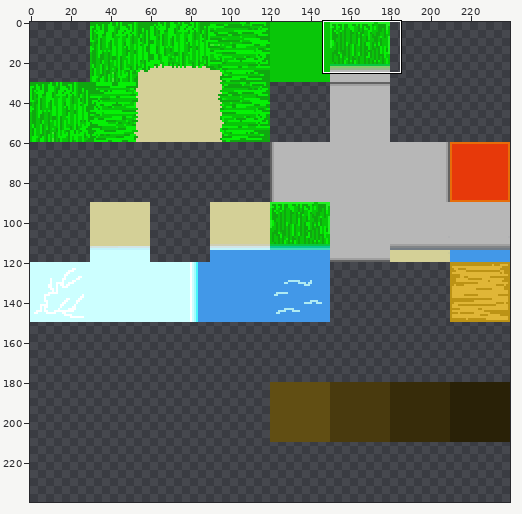
Edited in one commit: sprite sheet (PottumaaJava/bin/Tilesets/grasstileset3.png). Above: a wide view before the commit, with the close-up outlined.
Close-up. As it was:
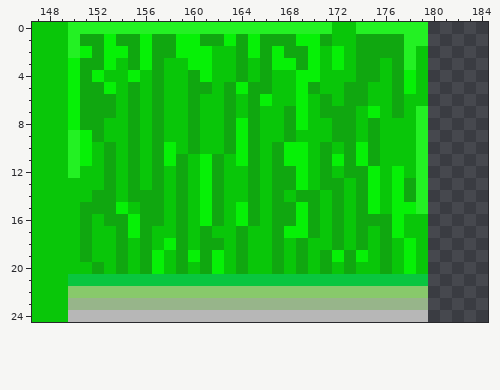
The file is 240x240 pixels. Colours within 5 levels of each other are drawn and written as one. Shown: x 147..184, y 0..24. The commit also changed other parts of the picture, which this record leaves out.
After the commit:
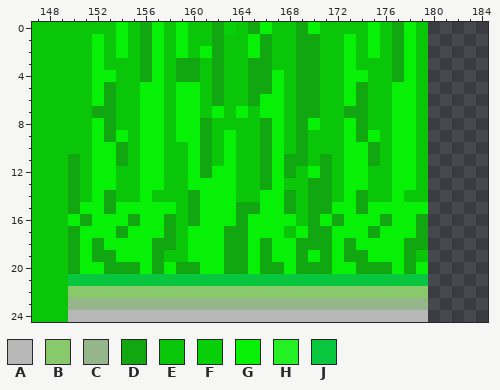
Palette (. is transparent): A #b7b7b7  B #88c96b  C #97b58a  D #10a710  E #09c609  F #08d008  G #06f106  H #23f123  J #09c63f
Diff:
Changed rows in their new state; - is an unchanged pixel.
first column x 150:
 0 EEEEGEDGEGEEDFEDGEEDGE--EGEDGE
 1 EEGEGEDGE-EE-EE--EEDDE-GEGE-GE
 2 EEGE-EDGE-E-D-E--EE-D-EGEGE-G-
 3 EEGE-EDG-DDED-ED-EE-D-EGEE--G-
 4 EE-G-EDG-D-ED-ED-G-DD--GGE----
 5 EEGD-EGG-GGEDEE--G-D---G---G--
 6 EEG--EGG-GG-DE---G-DDE-G---GG-
 7 EE---EGG-GG-GEGEGGEDDEE-DE-GGE
 8 EEGD-EGG-GGD-EEEDGEDG-EGDE-GGE
 9 EEGDGEGG-GGD-GEEDGED--EGDG-GGE
10 EEGGDEGGE-GD-GEEDGED-E-G---GGE
11 DEGGDEGGEEGDEGEEDGDD--EG---GGE
12 D-GG-EGG-EGDGG-EDG-EG--GGE--GE
13 D-GG-EGG-EG-GG-EDGEED-EGGE--GE
14 D-G--EGE-ED-GG-EGGDE-DEG-E--EE
15 DGG--GGGGED-GGD-GG-E-DGG--G--G
16 G-GGGDGGDED-GGDGGGGE-G-GGG--GD
17 DGGG--GGDEGGGD-GGGE--DGGGDG-GD
18 DGDGGGGDDEGGGD-GDGG-DDGDGGGGDD
19 DGDDGGGD-E-G-D-GDGG-G---DGGGD-
20 DGGD-DGDG-DG-D-GD-G-D-GGDD-GDG
